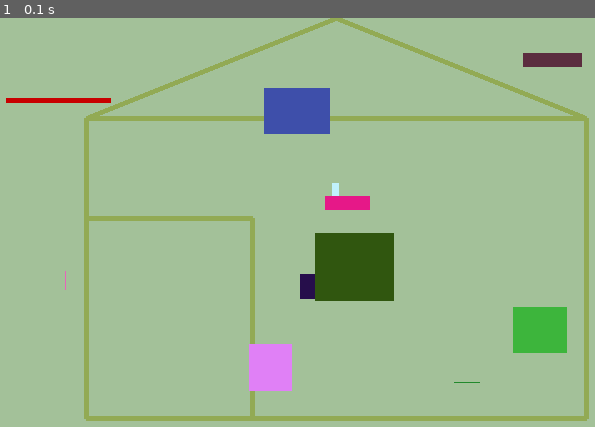
Above: before the commit, frame 1.
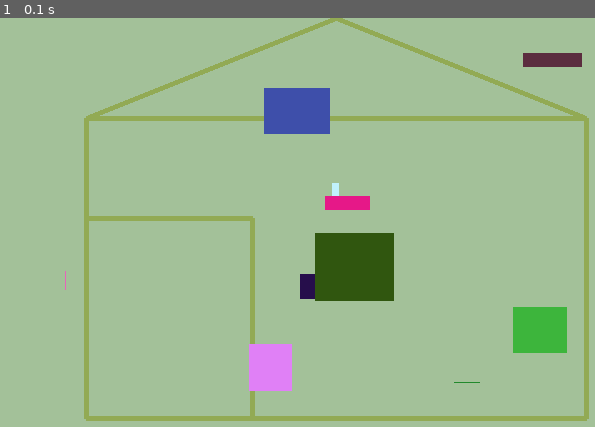
Above: after the commit, the same moment.

Repository: TsugunovS/Esimene_Pygame.Tsugunov
Game: pygame game, started from Esimene_Pygame.Tsugunov/2osa_Tsüklid_ja_funktsioonid.py
The game is run twice, just before and just after one commit, with the same random seed, the same clock (stepped at 60 frames per second) and the same inputs.
Inputs:
- Up to frame 1 (0.1 s): no input

The runs differ from the first frame. In frame 1, 0.2% of the frame differs, in the area x 1-19%, y 19-21%.

Commit message:
18/04/23

Diff:
--- a/Esimene_Pygame.Tsugunov/2osa_Tsüklid_ja_funktsioonid.py
+++ b/Esimene_Pygame.Tsugunov/2osa_Tsüklid_ja_funktsioonid.py
@@ -38,8 +38,8 @@
 Aken(100,400,500,400,pind,majavarv,suurus)
 pygame.display.flip()
 
-ristkülik=pygame.Rect(20,80,105,5)
-pygame.draw.rect(pind,(200,0,0),ristkülik)
+#ristkülik=pygame.Rect(0,0,0,0)
+#pygame.draw.rect(pind,(200,0,0),ristkülik)
 
 for i in range(10):
     r=random.randint(0,255)
